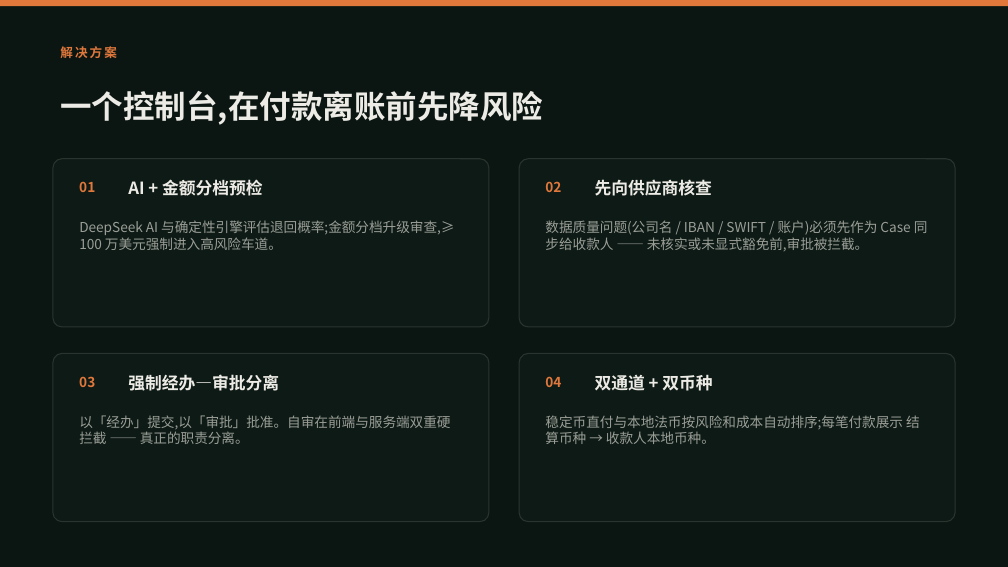
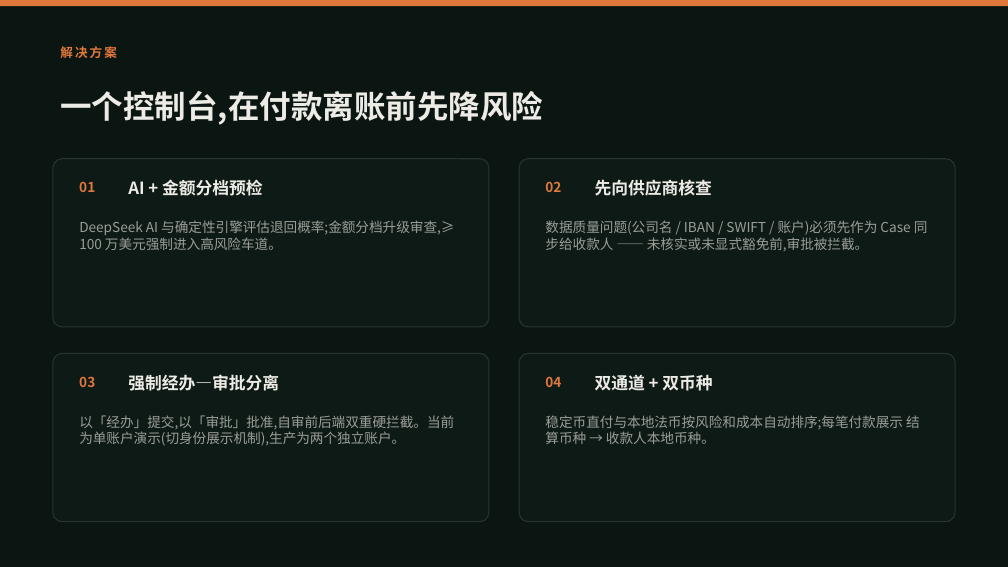
Before and after one commit to Michael-4753/flowguard-payout, a slide deck: slide 3 of public/FlowGuard-pitch.pptx. Drawn at 1008x567 pixels with LibreOffice and Linux fonts; fonts in the diff are those of the drawing. Boxes give left, top, right and bottom in pixels: in the first picture for what was removed or moved away, otherwise in the second. Text is boxed around its words. In the diff, an @@ line names an element or a change of style, - is before the commit and + after.

Commit message:
eazo: sync 2026-08-13T00:54:19Z

```diff
--- a/public/FlowGuard-pitch.pptx
+++ b/public/FlowGuard-pitch.pptx
@@ text at [79,415,454,446]: text changed @@
-以「经办」提交,以「审批」批准。自审在前端与服务端双重硬拦截 —— 真正的职责分离。
+以「经办」提交,以「审批」批准,自审前后端双重硬拦截。当前为单账户演示(切身份展示机制),生产为两个独立账户。
```
